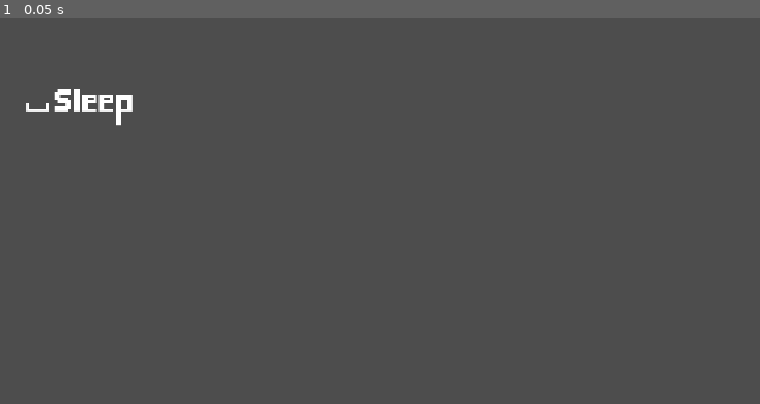
Above: before the commit, frame 1.
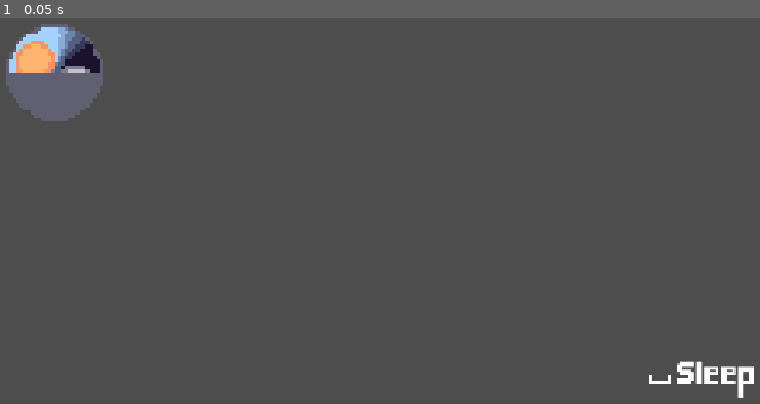
Above: after the commit, the same moment.

Repository: HONKgames/mouse-owl
Game: Godot game, scene res://ui/denui.tscn
Same seed, same stepped clock (60 frames per second), same inputs: the game is played once before the commit and once after it. This scene is started directly instead of the project's main scene.
Inputs:
- Up to frame 1 (0.05 s): no input

The runs differ from the first frame. In frame 1, 3.1% of the frame differs, in the area x 0-100%, y 1-99%.

Commit message:
finished time indicator (might return)

Diff:
--- a/den/den.gd
+++ /dev/null
@@ -1,8 +0,0 @@
-extends Control
-
-func _input(event: InputEvent) -> void:
-	if event.is_action_pressed("ui_select") or Input.is_key_pressed(KEY_SPACE):
-		TimeGlobal.start_sleeping()
-	elif event.is_action_released("ui_select") or not Input.is_key_pressed(KEY_SPACE):
-		if not Input.is_key_pressed(KEY_SPACE):
-			TimeGlobal.stop_sleeping()
--- a/global/Time.gd
+++ b/global/Time.gd
@@ -11,8 +11,8 @@
 
 var time_scale: float = 1.0
 var target_time_scale: float = 1.0
-@export var max_time_scale: float = 20.0
-@export var ramp_speed: float = 10.0
+@export var max_time_scale: float = 100.0
+@export var ramp_speed: float = 25.0
 
 func _process(delta: float) -> void:
 	time_scale = move_toward(time_scale, target_time_scale, ramp_speed * delta)
--- /dev/null
+++ b/ui/denui.gd
@@ -0,0 +1,35 @@
+extends Control
+
+@onready var time_indicator: AnimatedSprite2D = $AnimatedSprite2D
+@onready var sleep_button: TextureButton = $TextureButton
+
+func _ready() -> void:
+	if sleep_button:
+		sleep_button.button_down.connect(_on_sleep_button_down)
+		sleep_button.button_up.connect(_on_sleep_button_up)
+	update_time_indicator()
+
+func _process(_delta: float) -> void:
+	update_time_indicator()
+
+func update_time_indicator() -> void:
+	var max_frames = time_indicator.sprite_frames.get_frame_count(time_indicator.animation)
+	var total_minutes = (TimeGlobal.hour * 60) + TimeGlobal.minute
+	var target_frame = floori((float(total_minutes) / 1440.0) * max_frames) % max_frames
+
+	time_indicator.stop()
+	time_indicator.frame = target_frame
+
+func _on_sleep_button_down() -> void:
+	TimeGlobal.start_sleeping()
+
+func _on_sleep_button_up() -> void:
+	TimeGlobal.stop_sleeping()
+
+
+func _input(event: InputEvent) -> void:
+	if event.is_action_pressed("ui_select") or Input.is_key_pressed(KEY_SPACE):
+		TimeGlobal.start_sleeping()
+	elif event.is_action_released("ui_select") or not Input.is_key_pressed(KEY_SPACE):
+		if not Input.is_key_pressed(KEY_SPACE):
+			TimeGlobal.stop_sleeping()
--- a/ui/denui.tscn
+++ b/ui/denui.tscn
@@ -1,8 +1,184 @@
 [gd_scene format=3 uid="uid://c1nwfla6yxgn1"]
 
-[ext_resource type="Script" uid="uid://bfce50t6w68la" path="res://den/den.gd" id="1_gnf06"]
+[ext_resource type="Script" uid="uid://bfce50t6w68la" path="res://ui/denui.gd" id="1_gnf06"]
 [ext_resource type="Texture2D" uid="uid://hcpel4qht2tr" path="res://assets/art/sleep.png" id="1_sq3tw"]
-[ext_resource type="Script" uid="uid://c155ahqbqk8ol" path="res://ui/sleep_button.gd" id="2_rwsqr"]
+[ext_resource type="Texture2D" uid="uid://cy471u1iiv7x2" path="res://assets/art/time_indicator.png" id="3_gnf06"]
+
+[sub_resource type="AtlasTexture" id="AtlasTexture_p5g6x"]
+atlas = ExtResource("3_gnf06")
+region = Rect2(0, 0, 32, 32)
+
+[sub_resource type="AtlasTexture" id="AtlasTexture_52eyo"]
+atlas = ExtResource("3_gnf06")
+region = Rect2(32, 0, 32, 32)
+
+[sub_resource type="AtlasTexture" id="AtlasTexture_bxepu"]
+atlas = ExtResource("3_gnf06")
+region = Rect2(64, 0, 32, 32)
+
+[sub_resource type="AtlasTexture" id="AtlasTexture_brrhs"]
+atlas = ExtResource("3_gnf06")
+region = Rect2(96, 0, 32, 32)
+
+[sub_resource type="AtlasTexture" id="AtlasTexture_hnj4f"]
+atlas = ExtResource("3_gnf06")
+region = Rect2(0, 32, 32, 32)
+
+[sub_resource type="AtlasTexture" id="AtlasTexture_vj2s7"]
+atlas = ExtResource("3_gnf06")
+region = Rect2(32, 32, 32, 32)
+
+[sub_resource type="AtlasTexture" id="AtlasTexture_s3csu"]
+atlas = ExtResource("3_gnf06")
+region = Rect2(64, 32, 32, 32)
+
+[sub_resource type="AtlasTexture" id="AtlasTexture_tkmh6"]
+atlas = ExtResource("3_gnf06")
+region = Rect2(96, 32, 32, 32)
+
+[sub_resource type="AtlasTexture" id="AtlasTexture_2ayya"]
+atlas = ExtResource("3_gnf06")
+region = Rect2(0, 64, 32, 32)
+
+[sub_resource type="AtlasTexture" id="AtlasTexture_130rw"]
+atlas = ExtResource("3_gnf06")
+region = Rect2(32, 64, 32, 32)
+
+[sub_resource type="AtlasTexture" id="AtlasTexture_egdq7"]
+atlas = ExtResource("3_gnf06")
+region = Rect2(64, 64, 32, 32)
+
+[sub_resource type="AtlasTexture" id="AtlasTexture_ti0ma"]
+atlas = ExtResource("3_gnf06")
+region = Rect2(96, 64, 32, 32)
+
+[sub_resource type="AtlasTexture" id="AtlasTexture_5okij"]
+atlas = ExtResource("3_gnf06")
+region = Rect2(0, 96, 32, 32)
+
+[sub_resource type="AtlasTexture" id="AtlasTexture_xsxbq"]
+atlas = ExtResource("3_gnf06")
+region = Rect2(32, 96, 32, 32)
+
+[sub_resource type="AtlasTexture" id="AtlasTexture_bimml"]
+atlas = ExtResource("3_gnf06")
+region = Rect2(64, 96, 32, 32)
+
+[sub_resource type="AtlasTexture" id="AtlasTexture_nsni3"]
+atlas = ExtResource("3_gnf06")
+region = Rect2(96, 96, 32, 32)
+
+[sub_resource type="AtlasTexture" id="AtlasTexture_n0hjy"]
+atlas = ExtResource("3_gnf06")
+region = Rect2(0, 128, 32, 32)
+
+[sub_resource type="AtlasTexture" id="AtlasTexture_4k8g2"]
+atlas = ExtResource("3_gnf06")
+region = Rect2(32, 128, 32, 32)
+
+[sub_resource type="AtlasTexture" id="AtlasTexture_4eogp"]
+atlas = ExtResource("3_gnf06")
+region = Rect2(64, 128, 32, 32)
+
+[sub_resource type="AtlasTexture" id="AtlasTexture_14py7"]
+atlas = ExtResource("3_gnf06")
+region = Rect2(96, 128, 32, 32)
+
+[sub_resource type="AtlasTexture" id="AtlasTexture_xta2f"]
+atlas = ExtResource("3_gnf06")
+region = Rect2(0, 160, 32, 32)
+
+[sub_resource type="AtlasTexture" id="AtlasTexture_yo6oc"]
+atlas = ExtResource("3_gnf06")
+region = Rect2(32, 160, 32, 32)
+
+[sub_resource type="AtlasTexture" id="AtlasTexture_6d0er"]
+atlas = ExtResource("3_gnf06")
+region = Rect2(64, 160, 32, 32)
+
+[sub_resource type="AtlasTexture" id="AtlasTexture_hn5ci"]
+atlas = ExtResource("3_gnf06")
+region = Rect2(96, 160, 32, 32)
+
+[sub_resource type="SpriteFrames" id="SpriteFrames_pm0ju"]
+animations = [{
+"frames": [{
+"duration": 1.0,
+"texture": SubResource("AtlasTexture_p5g6x")
+}, {
+"duration": 1.0,
+"texture": SubResource("AtlasTexture_52eyo")
+}, {
+"duration": 1.0,
+"texture": SubResource("AtlasTexture_bxepu")
+}, {
+"duration": 1.0,
+"texture": SubResource("AtlasTexture_brrhs")
+}, {
+"duration": 1.0,
+"texture": SubResource("AtlasTexture_hnj4f")
+}, {
+"duration": 1.0,
+"texture": SubResource("AtlasTexture_vj2s7")
+}, {
+"duration": 1.0,
+"texture": SubResource("AtlasTexture_s3csu")
+}, {
+"duration": 1.0,
+"texture": SubResource("AtlasTexture_tkmh6")
+}, {
+"duration": 1.0,
+"texture": SubResource("AtlasTexture_2ayya")
+}, {
+"duration": 1.0,
+"texture": SubResource("AtlasTexture_130rw")
+}, {
+"duration": 1.0,
+"texture": SubResource("AtlasTexture_egdq7")
+}, {
+"duration": 1.0,
+"texture": SubResource("AtlasTexture_ti0ma")
+}, {
+"duration": 1.0,
+"texture": SubResource("AtlasTexture_5okij")
+}, {
+"duration": 1.0,
+"texture": SubResource("AtlasTexture_xsxbq")
+}, {
+"duration": 1.0,
+"texture": SubResource("AtlasTexture_bimml")
+}, {
+"duration": 1.0,
+"texture": SubResource("AtlasTexture_nsni3")
+}, {
+"duration": 1.0,
+"texture": SubResource("AtlasTexture_n0hjy")
+}, {
+"duration": 1.0,
+"texture": SubResource("AtlasTexture_4k8g2")
+}, {
+"duration": 1.0,
+"texture": SubResource("AtlasTexture_4eogp")
+}, {
+"duration": 1.0,
+"texture": SubResource("AtlasTexture_14py7")
+}, {
+"duration": 1.0,
+"texture": SubResource("AtlasTexture_xta2f")
+}, {
+"duration": 1.0,
+"texture": SubResource("AtlasTexture_yo6oc")
+}, {
+"duration": 1.0,
+"texture": SubResource("AtlasTexture_6d0er")
+}, {
+"duration": 1.0,
+"texture": SubResource("AtlasTexture_hn5ci")
+}],
+"loop": 1,
+"name": &"default",
+"speed": 5.0
+}]
 
 [node name="Control" type="Control" unique_id=1661196179]
 layout_mode = 3
@@ -15,7 +191,14 @@
 
 [node name="TextureButton" type="TextureButton" parent="." unique_id=1634372620]
 layout_mode = 0
-offset_right = 256.0
-offset_bottom = 256.0
+offset_left = 896.0
+offset_top = 392.0
+offset_right = 1152.0
+offset_bottom = 648.0
 texture_normal = ExtResource("1_sq3tw")
-script = ExtResource("2_rwsqr")
+
+[node name="AnimatedSprite2D" type="AnimatedSprite2D" parent="." unique_id=128171099]
+texture_filter = 3
+position = Vector2(80, 80)
+scale = Vector2(5, 5)
+sprite_frames = SubResource("SpriteFrames_pm0ju")
--- a/ui/sleep_button.gd
+++ /dev/null
@@ -1,11 +0,0 @@
-extends TextureButton
-
-func _ready() -> void:
-	button_down.connect(_on_button_down)
-	button_up.connect(_on_button_up)
-
-func _on_button_down() -> void:
-	TimeGlobal.start_sleeping()
-
-func _on_button_up() -> void:
-	TimeGlobal.stop_sleeping()
Renamed: assets/art/time indicator.png -> assets/art/time_indicator.png
Not shown, added: assets/art/time_indicator.png.import
Renamed: den/den.gd.uid -> ui/denui.gd.uid
Not shown, removed: ui/sleep_button.gd.uid
